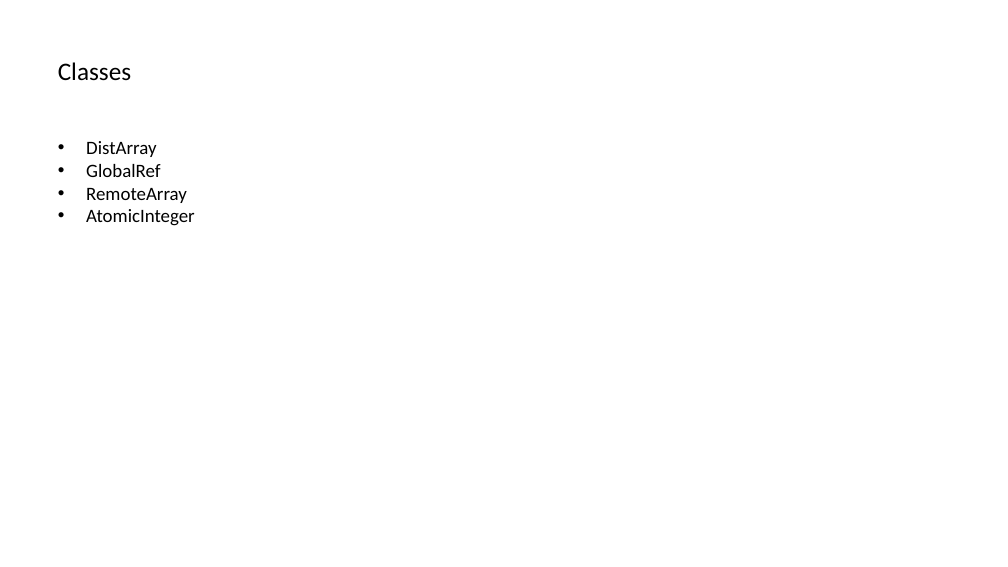
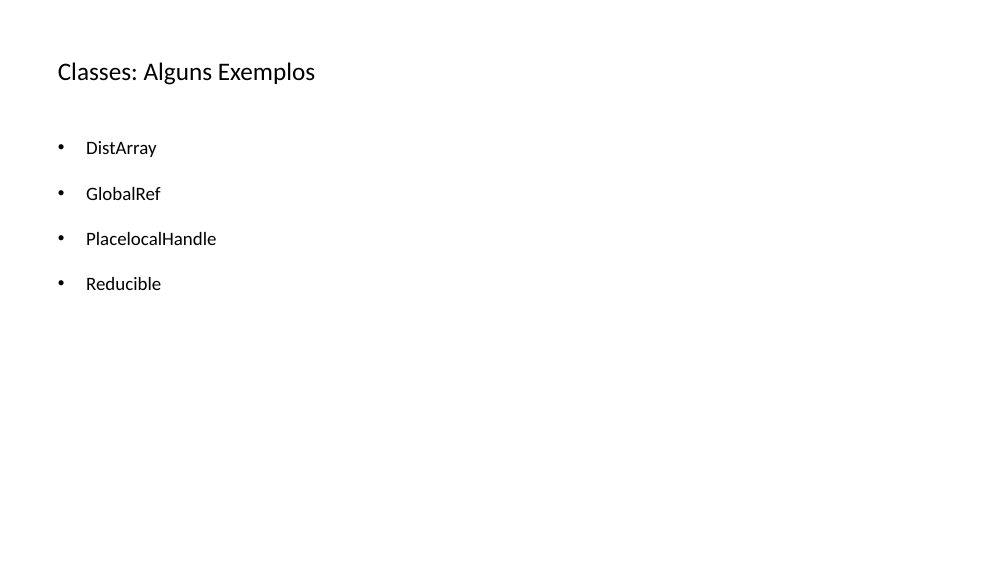
Before and after one commit to lquatrin/inf2591, a slide deck: slide 29 of x10.pptx. Drawn at 1008x567 pixels with LibreOffice and Linux fonts; fonts in the diff are those of the drawing. Boxes give left, top, right and bottom in pixels: in the first picture for what was removed or moved away, otherwise in the second. Text is boxed around its words. In the diff, an @@ line names an element or a change of style, - is before the commit and + after.

```diff
--- a/x10.pptx
+++ b/x10.pptx
@@ text at <box>58,62,315,85</box>: text changed @@
-Classes
+Classes: Alguns Exemplos
@@ text at <box>86,232,216,290</box>: text changed @@
-• RemoteArray
-• AtomicInteger
+• PlacelocalHandle
+• Reducible
```
Also in this commit, not shown: 4 other slides changed, 5 slides added, 1 slide removed, 3 other files.
